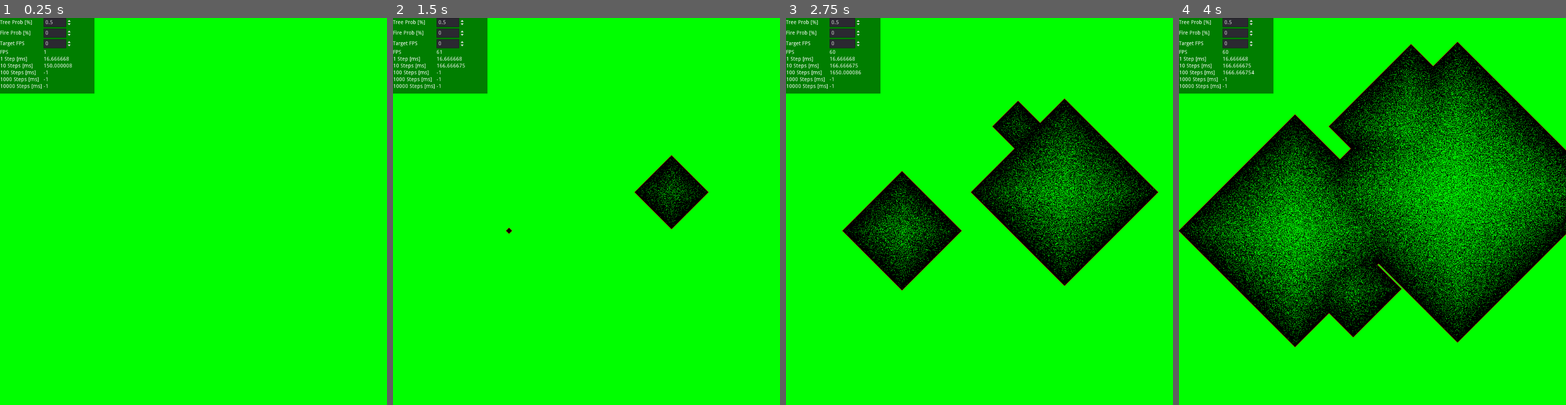
Above: before the commit, frames 1-4 (left to right).
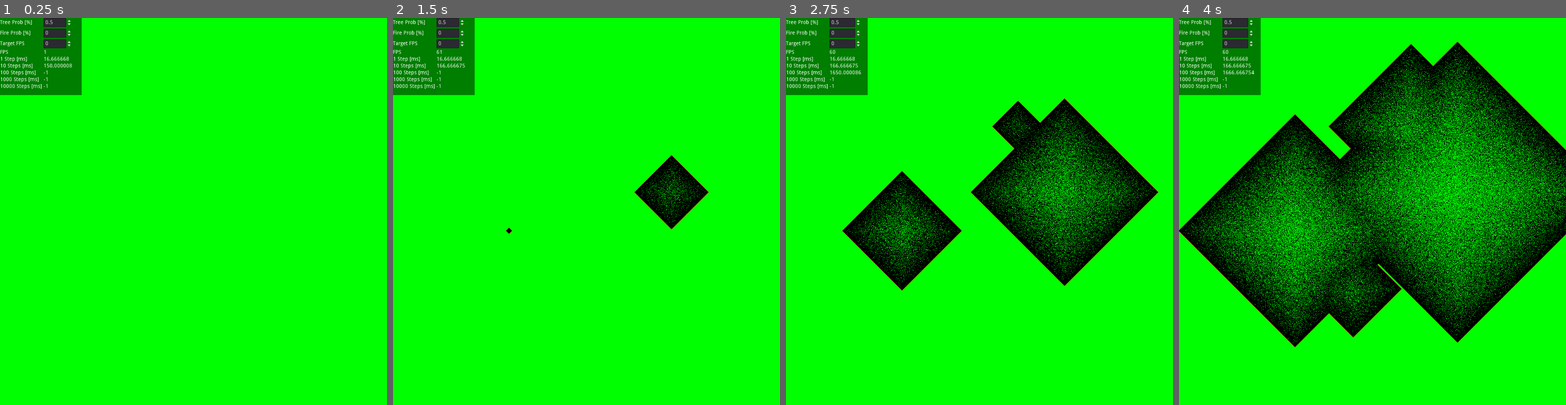
Above: after the commit, the same moments.

Repository: max-deutsch/cellular-map
Game: Godot game, scene res://ForestFire.tscn
The game is run twice, just before and just after one commit, with the same random seed, the same clock (stepped at 60 frames per second) and the same inputs.
Inputs (mouse positions are in pixels of both pictures, inside the frame that each line leads up to):
- Up to frame 1 (0.25 s): no input
- Up to frame 2 (1.5 s): tap Enter at 0.5 s; move the mouse to (671, 192) at 0.52 s; click (671, 192) at 0.67 s; move the mouse to (509, 230) at 1.27 s; click (509, 230) at 1.42 s
- Up to frame 3 (2.75 s): move the mouse to (1018, 126) at 2.02 s; click (1018, 126) at 2.17 s
- Up to frame 4 (4 s): move the mouse to (1353, 288) at 2.77 s; click (1353, 288) at 2.92 s; move the mouse to (1488, 269) at 3.52 s; click (1488, 269) at 3.67 s

The runs differ from the first frame. In frame 1, 0.8% of the frame differs, in the area x 0-25%, y 0-20%; in frame 2, 0.8%; in frame 3, 0.8%; in frame 4, 0.8%.

Commit message:
Disable starting fire when clicking in ui

Diff:
--- a/ForestFire.tscn
+++ b/ForestFire.tscn
@@ -47,8 +47,9 @@
 script = ExtResource( 5 )
 
 [node name="UIContainer" type="Panel" parent="."]
-margin_right = 250.0
-margin_bottom = 200.0
+margin_right = 216.0
+margin_bottom = 204.0
+input_pass_on_modal_close_click = false
 custom_styles/panel = SubResource( 3 )
 
 [node name="HBoxContainer" type="GridContainer" parent="UIContainer"]
--- a/TextureRectFinalDisplay.gd
+++ b/TextureRectFinalDisplay.gd
@@ -2,6 +2,7 @@
 
 onready var Sprite1 = $"/root/RootControl/Viewport1/Sprite1"
 onready var Sprite2 = $"/root/RootControl/Viewport2/Sprite2"
+onready var UIContainer = $"/root/RootControl/UIContainer"
 onready var TreeProbInput = $"/root/RootControl/UIContainer/HBoxContainer/TreeProbInput"
 onready var FireProbInput = $"/root/RootControl/UIContainer/HBoxContainer/FireProbInput"
 onready var TargetFPSInput = $"/root/RootControl/UIContainer/HBoxContainer/TargetFPSInput"
@@ -24,6 +25,7 @@
 var ms10000step_display = -1
 
 var frameCount = 0
+var valid_mouse_pos: bool
 
 func _ready():
 	TreeProbInput.connect("value_changed", self, "on_tree_prob_change")
@@ -59,11 +61,14 @@
 		return
 
 	if event is InputEventMouseButton:
-		Sprite1.material.set_shader_param("mouse_pressed", event.pressed)
+		if valid_mouse_pos:
+			Sprite1.material.set_shader_param("mouse_pressed", event.pressed)
 
 	if event is InputEventMouseMotion:
 		var pos = event.position
-
+		var ui_rect: Rect2 = UIContainer.get_rect()
+		valid_mouse_pos  = not ui_rect.has_point(pos)
+#		print("%s %s %s" % [str(pos), str(ui_rect), str(has_point)])
 		Sprite1.material.set_shader_param("mouse_position", pos)
 
 func _process(delta):
Not shown, changed: forest-fire-notes.md
